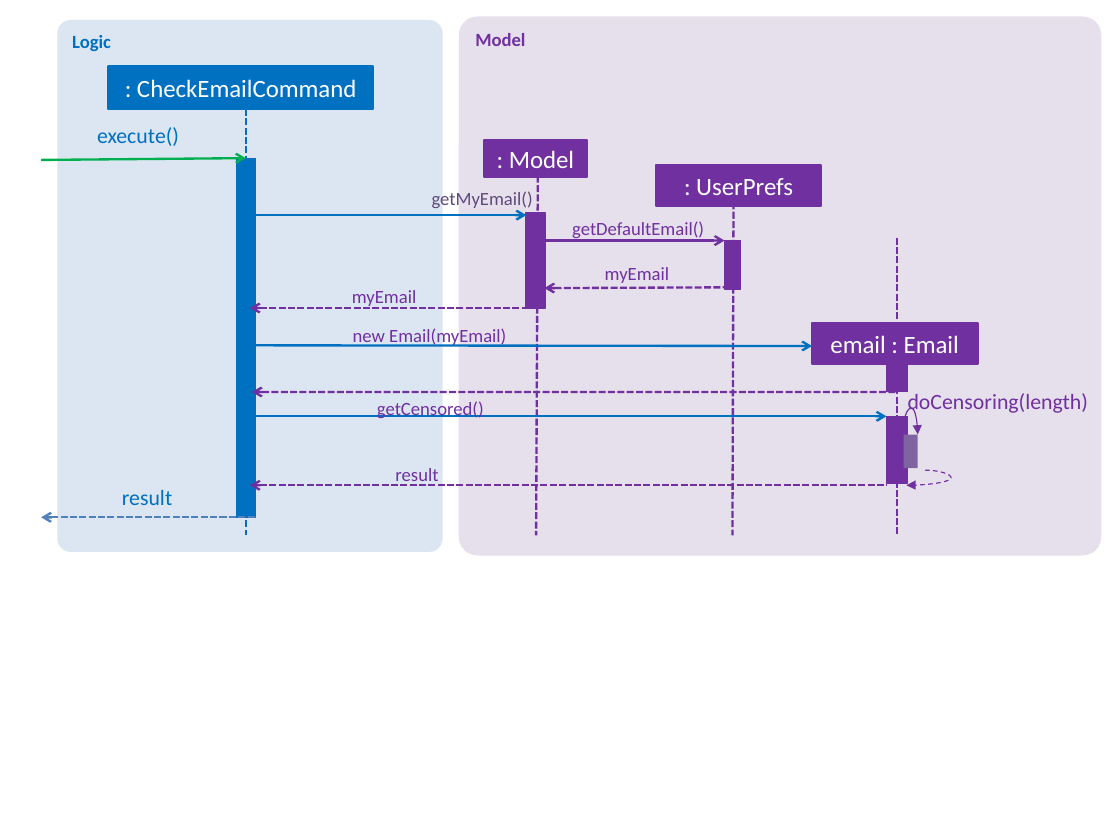
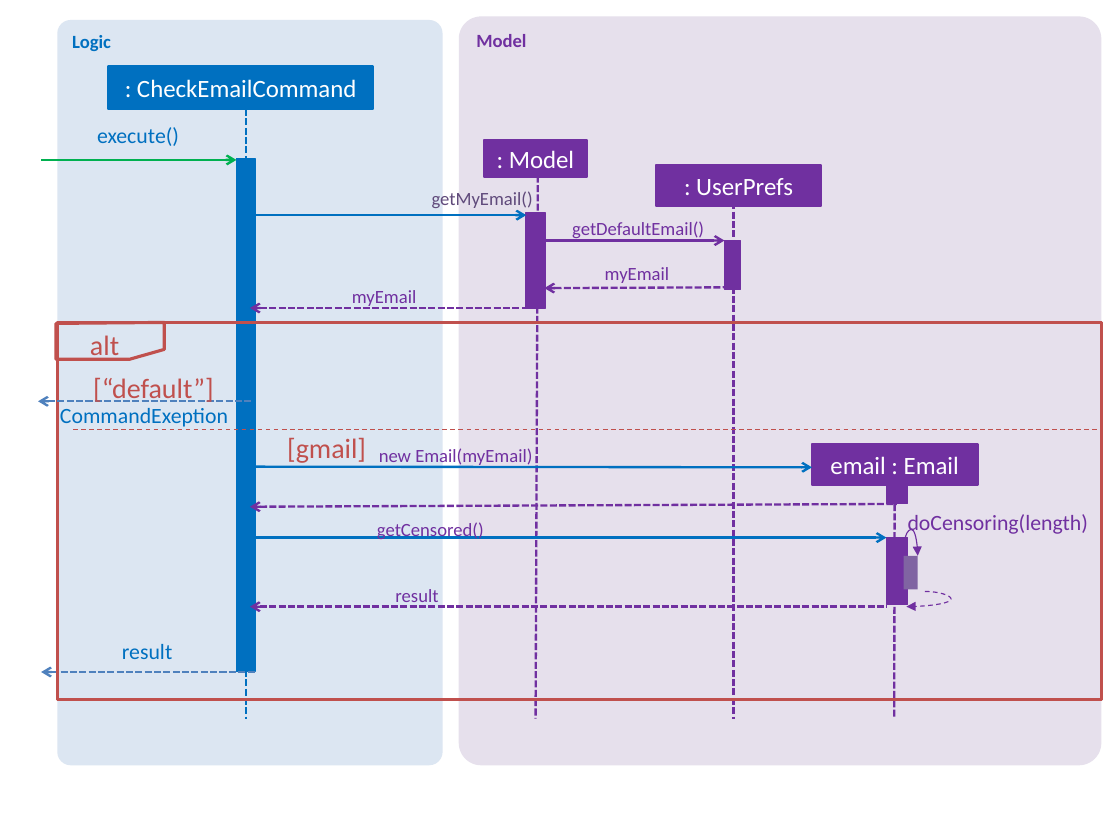
Before and after one commit to Kelly9373/main, a slide deck: slide 1 of docs/diagrams/CheckEmailSequenceDiagram.pptx. Drawn at 1120x840 pixels with LibreOffice and Linux fonts; fonts in the diff are those of the drawing. Boxes give left, top, right and bottom in pixels: in the first picture for what was removed or moved away, otherwise in the second. Text is boxed around its words. In the diff, an @@ line names an element or a change of style, - is before the commit and + after.

```diff
--- a/docs/diagrams/CheckEmailSequenceDiagram.pptx
+++ b/docs/diagrams/CheckEmailSequenceDiagram.pptx
@@ rounded rectangle "Logic": place and size @@
-rounded rectangle "Logic" at [57, 20, 442, 552]
+rounded rectangle "Logic" at [57, 20, 442, 766]
@@ rounded rectangle "Model": place and size @@
-rounded rectangle "Model" at [459, 17, 1102, 556]
+rounded rectangle "Model" at [459, 17, 1102, 766]
@@ line moved from (245, 109) - (245, 535) to (245, 109) - (245, 719) @@
@@ arrow moved from (41, 160) - (245, 158) to (41, 160) - (236, 160) @@
@@ rectangle: place and size @@
-rectangle at [236, 158, 255, 517]
+rectangle at [236, 158, 255, 672]
@@ line moved from (538, 176) - (536, 535) to (538, 176) - (535, 719) @@
@@ line moved from (734, 203) - (732, 535) to (734, 203) - (734, 719) @@
@@ freeform shape added at [56, 323, 165, 360], outline #C0504D 2 pt @@
@@ frame added at [57, 323, 1101, 700], fill #FFFFFF, outline #C0504D 2 pt @@
@@ text added at [90, 335, 119, 361], 18 pt, text #C0504D @@
+alt
@@ text added at [93, 378, 213, 402], 18 pt, text #C0504D @@
+[“default”]
@@ arrow added from (252, 401) to (38, 401), #4F81BD 1.5 pt dashed @@
@@ text added at [60, 408, 228, 427], 14 pt, text #0070C0 @@
+CommandExeption
@@ line added from (73, 429) to (1101, 429), #C0504D 0.75 pt dashed @@
@@ text added at [287, 438, 366, 463], 18 pt, text #C0504D @@
+[gmail]
@@ text "new Email(myEmail)": place and size @@
-text "new Email(myEmail)" at [353, 328, 506, 347]
+text "new Email(myEmail)" at [379, 448, 532, 468]
@@ rectangle: place and size @@
-rectangle at [886, 364, 906, 392]
+rectangle at [886, 476, 906, 504]
@@ arrow moved from (252, 392) - (897, 392) to (250, 506) - (897, 504) @@
@@ line moved from (897, 237) - (897, 535) to (895, 485) - (894, 719) @@
@@ text "getCensored()": place and size @@
-text "getCensored()" at [377, 401, 484, 418]
+text "getCensored()" at [377, 522, 484, 539]
@@ 3 rectangles, 3 arrows, 2 texts, 2 curved arrows: place and size @@
-3 rectangles, 3 arrows, 2 texts, 2 curved arrows at [245, 323, 1088, 486]
+3 rectangles, 3 arrows, 2 texts, 2 curved arrows at [245, 445, 1088, 608]
@@ text "result": place and size @@
-text "result" at [122, 490, 172, 505]
+text "result" at [122, 644, 172, 659]
@@ arrow moved from (41, 517) - (255, 517) to (41, 672) - (255, 672) @@
```
Also in this commit, not shown: 2 other files.
